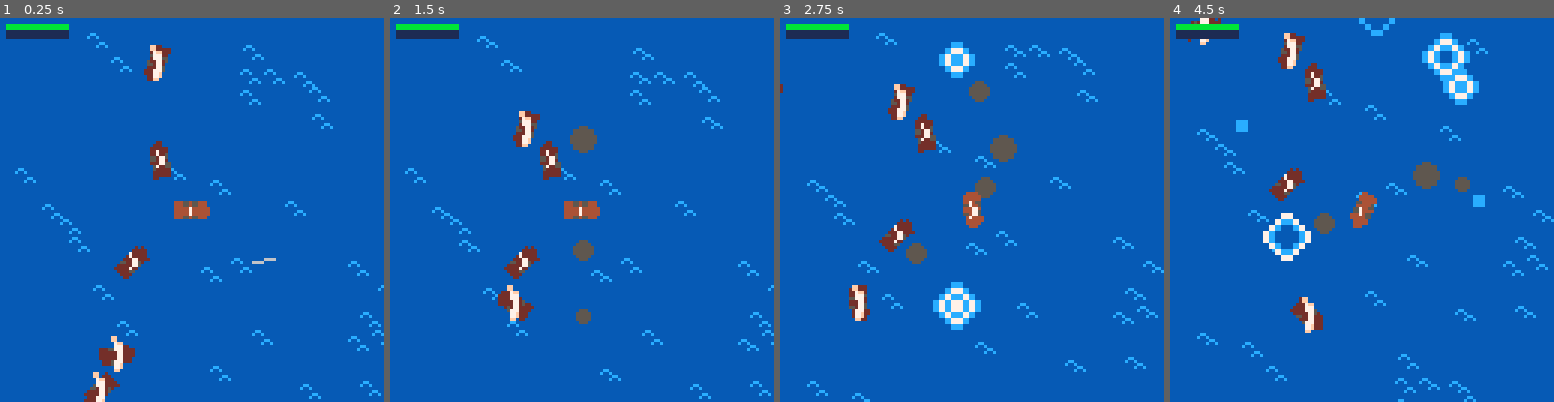
Above: before the commit, frames 1-4 (left to right).
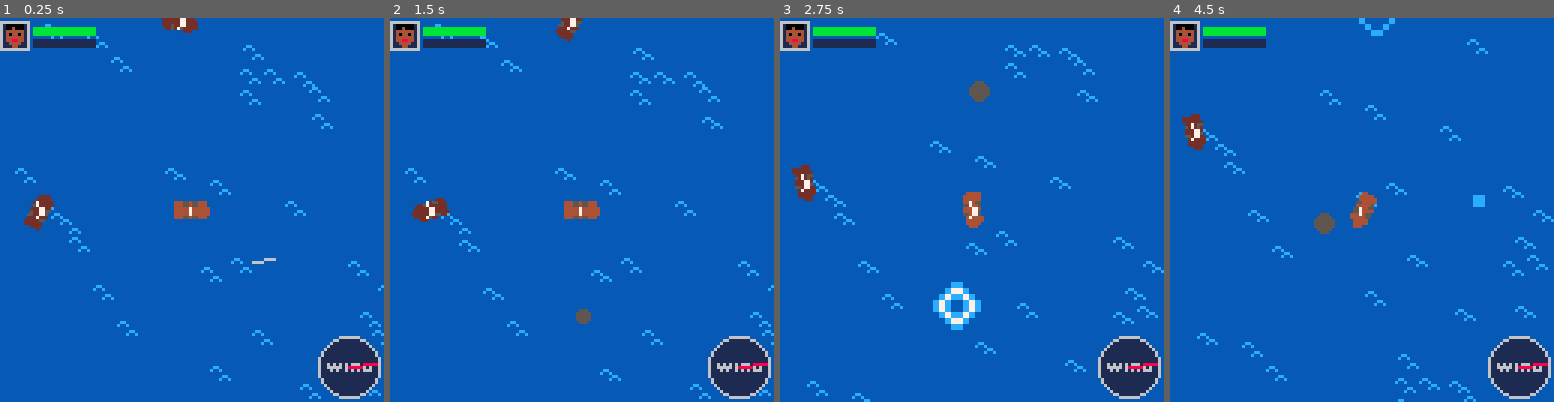
Above: after the commit, the same moments.

Repository: sthilaid/pico-8-carts
Game: PICO-8 cartridge pkulls.p8
Same seed, same stepped clock (60 frames per second), same inputs: the game is played once before the commit and once after it.
Inputs:
- Up to frame 1 (0.25 s): no input
- Up to frame 2 (1.5 s): tap X (X key) at 0.33, 1.07 s; tap O (Z key) at 0.7 s
- Up to frame 3 (2.75 s): hold Right 1.6-2.1 s; tap O (Z key) at 1.7, 2.1, 2.5 s; tap X (X key) at 1.85 s; hold Up 2.15-2.42 s; hold Right from 2.47 s (still down)
- Up to frame 4 (4.5 s): tap O (Z key) every 0.4 s from 2.9 to 4.1 s; tap X (X key) at 2.97, 4.08 s; release Right at 3.03 s; hold Left 3.08-3.58 s; hold Down 3.63-3.97 s; hold Right from 4.02 s (still down)

The runs differ from the first frame. In frame 1, 6.5% of the frame differs, in the area x 0-100%, y 0-100%; in frame 2, 6.6%; in frame 3, 7.2%; in frame 4, 8.5%.

Commit message:
better collision (player vs cannonballs), wind and notoriety huds

Diff:
--- a/pkulls.p8
+++ b/pkulls.p8
@@ -18,6 +18,7 @@
 metervalue=0
 boarding_state=0
 boarding_state_t=0
+p_cannon_timer=0
 
 should_debug_col = false
 debug_coll={}
@@ -49,7 +50,7 @@
       add(waves, make_wave(64,64))
    end
    for i=1,20 do
-      add(aiboats, make_ai_boat(rnd(256)-128, rnd(256)-128))
+      add(aiboats, make_ai_boat(rnd(512)-256, rnd(512)-256))
    end
 
    pal(2, 132, 1) -- swap purple for dark brown
@@ -129,14 +130,18 @@
    elseif btnp(3) then -- down
       p.speed -= 1
    end
+
+   p_cannon_timer = max(0, p_cannon_timer-1)
    if (btnp(4) and btn(5)) or (btn(4) and btnp(5)) then
       try_boarding()
-   elseif not was_colliding then -- no cannons while colliding, too close!
+   elseif not was_colliding and p_cannon_timer == 0 then -- no cannons while colliding, too close!
       if btnp(4) then -- square
          make_cannonball(p, 1)
+         p_cannon_timer = 30
       end
       if btnp(5) then -- X
          make_cannonball(p, -1)
+         p_cannon_timer = 30
       end
    end
    p.dir = normalize_angle01(p.dir)
@@ -227,13 +232,17 @@
                end
             end
          end
-      else
-         boat.speed = 1
-         local offsetdir = 0
-         if (targetDistOffset > 0) offsetdir = 0.5 -- 180 deg
-         boat.desired_dir = normalize_angle01(atan2(dx,dy) + offsetdir)
-      end
-      printh("ai "..boat.aiID.." targetDistOffset: "..targetDistOffset.." desired_dir: "..boat.desired_dir)
+      else -- if too far need to close distance
+         if was_colliding == boat then
+            boat.speed = 0
+         else
+            boat.speed = 1
+            local offsetdir = 0
+            if (targetDistOffset > 0) offsetdir = 0.5 -- 180 deg
+            boat.desired_dir = normalize_angle01(atan2(dx,dy) + offsetdir)
+         end
+      end
+      --printh("ai "..boat.aiID.." targetDistOffset: "..targetDistOffset.." desired_dir: "..boat.desired_dir)
    elseif boat.aistate == 2 then    -- flee
       local dx, dy = boat.x - p.x, boat.y - p.y
       boat.desired_dir = normalize_angle01(atan2(dx,dy))
@@ -278,19 +287,40 @@
 end
 
 function draw_hud()
-   hpx,hpy = 2,2
-   w,h = 20,2
+   -- notoriety hud
+   local x,y = 1,2
+   rectfill(0,1,9,9,1)
+   rect(0,1,9,10,6)
+   palt(0,false)
+   palt(14,true)
+   spr(49,x,y)
+   palt()
+
+   -- hull hud
+   local hpx,hpy = 11,3
+   local w,h = 20,2
    local hpcol = p.hp > 0.5 and 11 or 8
    rectfill(hpx, hpy, hpx+w, hpy+h, 1)
    rectfill(hpx, hpy, hpx+w*p.hp,hpy+h, hpcol)
 
-   meterx,metery = 2,4
+   -- boarding meter hud
+   local meterx,metery = 11,7
    local ismeter_full = metervalue >= 1
    metercol = ismeter_full and 9 or 10
    rectfill(meterx, metery, meterx+w, metery+h, 1)
    if metervalue > 0 then
       rectfill(meterx, metery, meterx+w*metervalue,metery+h, metercol)
    end
+
+   -- wind hud
+   local x,y,r = 116,116,10
+   circfill(x,y,r,1)
+   circ(x,y,r,6)
+   spr(32,x-7,y-4)
+   spr(33,x+1,y-4)
+   line(x,y,x+r*cos(wind.dir),y+r*sin(wind.dir), 8)
+
+   -- meter full prompt
    if ismeter_full and was_colliding then
       print("❎🅾️ to board", 40, 122)
    end
@@ -316,22 +346,36 @@
    end
 end
 
+-- check if actor with pos x,y, displacement dx,dy and width/height w,h collides
+-- with given boat
+function check_collision_for_boat(actor, x, y, dx, dy, w, h, s, boat)
+   local hw,hh, bhw, bhh = s*w*0.5, s*h*0.5, s*boat.w*0.5, s*boat.h*0.5
+   local res = intersect(x-hw,y-hh,x+dx+hw,y+dy+hh, boat.x-bhw,boat.y-bhh,boat.x+bhw,boat.y+bhh)
+   if should_debug_col then
+      local color = res and 8 or 10
+      add(debug_coll, {x-hw,y-hh,x+dx+hw,y+dy+hh, color})
+      add(debug_coll, {boat.x-bhw,boat.y-bhh,boat.x+bhw,boat.y+bhh, color})
+   end
+   if res and boat.state ~= 1 then -- boat not sunk
+      return boat
+   end
+   return false
+end
+
+
 function check_collisions(actor, x, y, dx, dy, w, h, s)
-   s = s or 1
+   s = s or 1 -- scale
    for b in all(aiboats) do
-      if actor ~= b then
-        hw,hh, bhw, bhh = s*w*0.5, s*h*0.5, s*b.w*0.5, s*b.h*0.5
-        local res = intersect(x-hw,y-hh,x+dx+hw,y+dy+hh, b.x-bhw,b.y-bhh,b.x+bhw,b.y+bhh)
-        if should_debug_col then
-           add(debug_coll, {x-hw,y-hh,x+dx+hw,y+dy+hh})
-           add(debug_coll, {b.x-bhw,b.y-bhh,b.x+bhw,b.y+bhh})
-        end
-        if res and b.state ~= 1 then -- boat not sunk
-           return b
-        end
-      end
-   end
-   return false
+      if b ~= actor then
+         local col = check_collision_for_boat(actor, x, y, dx, dy, w, h, s, b)
+         if (col) return col
+      end
+   end
+   if actor ~= p and check_collision_for_boat(actor, x, y, dx, dy, w, h, s, p) then
+      return p
+   else
+      return false
+   end
 end
 
 function add_camshake(freqx, freqy, ampx, ampy, duration)
@@ -389,7 +433,10 @@
    elseif boarding_state == 2 then
       if (boarding_state_t == 120) set_boarding_state(3) -- to loot
    elseif boarding_state == 3 then
-      if (boarding_state_t == 120) set_boarding_state(0) -- to no boarding
+      if boarding_state_t == 120 then
+         p.hp = min(1, p.hp + 0.4)
+         set_boarding_state(0) -- to no boarding
+      end
    end
    boarding_state_t += 1
 end
@@ -578,7 +625,7 @@
 function draw_debug_col()
    if should_debug_col then
       for c in all(debug_coll) do
-         rect(c[1], c[2], c[3], c[4], 8)
+         rect(c[1], c[2], c[3], c[4], c[5])
       end
       debug_coll={}
    end
@@ -693,19 +740,19 @@
 00000000000000000000000000000000000000000000000000000000000000000000000000000000000000000000000000000000000000000000000000000000
 00000000000000000000000000000000000000000000000000000000000000000000000000000000000000000000000000000000000000000000000000000000
 00000000000000000000000000000000000000000000000000000000000000000000000000000000000000000000000000000000000000000000000000000000
+60606060666066600000000000000000000000000000000000000000000000000000000000000000000000000000000000000000000000000000000000000000
+66666060606060600000000000000000000000000000000000000000000000000000000000000000000000000000000000000000000000000000000000000000
+06060060606066600000000000000000000000000000000000000000000000000000000000000000000000000000000000000000000000000000000000000000
 00000000000000000000000000000000000000000000000000000000000000000000000000000000000000000000000000000000000000000000000000000000
 00000000000000000000000000000000000000000000000000000000000000000000000000000000000000000000000000000000000000000000000000000000
-00000000000000000000000000000000000000000000000000000000000000000000000000000000000000000000000000000000000000000000000000000000
-00000000000000000000000000000000000000000000000000000000000000000000000000000000000000000000000000000000000000000000000000000000
-00000000000000000000000000000000000000000000000000000000000000000000000000000000000000000000000000000000000000000000000000000000
-00000000000000000000000000000000000000000000000000000000000000000000000000000000000000000000000000000000000000000000000000000000
-00000000000000000000000000000000000000000000000000000000000000000000000000000000000000000000000000000000000000000000000000000000
-00000000000000000000000000000000000000000000000000000000000000000000000000000000000000000000000000000000000000000000000000000000
-00000000000000000000000000000000000000000000000000000000000000000000000000000000000000000000000000000000000000000000000000000000
-00000000000000000000000000000000000000000000000000000000000000000000000000000000000000000000000000000000000000000000000000000000
-00000000000000000000000000000000000000000000000000000000000000000000000000000000000000000000000000000000000000000000000000000000
-00000000000000000000000000000000000000000000000000000000000000000000000000000000000000000000000000000000000000000000000000000000
-00000000000000000000000000000000000000000000000000000000000000000000000000000000000000000000000000000000000000000000000000000000
+00040000e000000e0000000000000000000000000000000000000000000000000000000000000000000000000000000000000000000000000000000000000000
+00000000e004000e0000000000000000000000000000000000000000000000000000000000000000000000000000000000000000000000000000000000000000
+00000000e444444e0000000000000000000000000000000000000000000000000000000000000000000000000000000000000000000000000000000000000000
+00000000e404404e0000000000000000000000000000000000000000000000000000000000000000000000000000000000000000000000000000000000000000
+00000000e444444e0000000000000000000000000000000000000000000000000000000000000000000000000000000000000000000000000000000000000000
+00000000e448844e0000000000000000000000000000000000000000000000000000000000000000000000000000000000000000000000000000000000000000
+00000000ee4444ee0000000000000000000000000000000000000000000000000000000000000000000000000000000000000000000000000000000000000000
+00000000eee44eee0000000000000000000000000000000000000000000000000000000000000000000000000000000000000000000000000000000000000000
 33333333355333333333333333333333333333333333355333333333333333334e44444e44444444444e44444444444e4e44444e444444444444444444444444
 33333333335555333333333333333333333333333333335533333333333333334e44444e4444544444e4444444444ee44e44444e444454444444444444444444
 3333333333333555333cc33333333333333333333333333553333333333333334e44444e44454444ee444444444ee4444e44444e444544444444444444444444
Not shown, changed: pkulls_html/index.html
Not shown, changed: pkulls_html/pkulls.js
